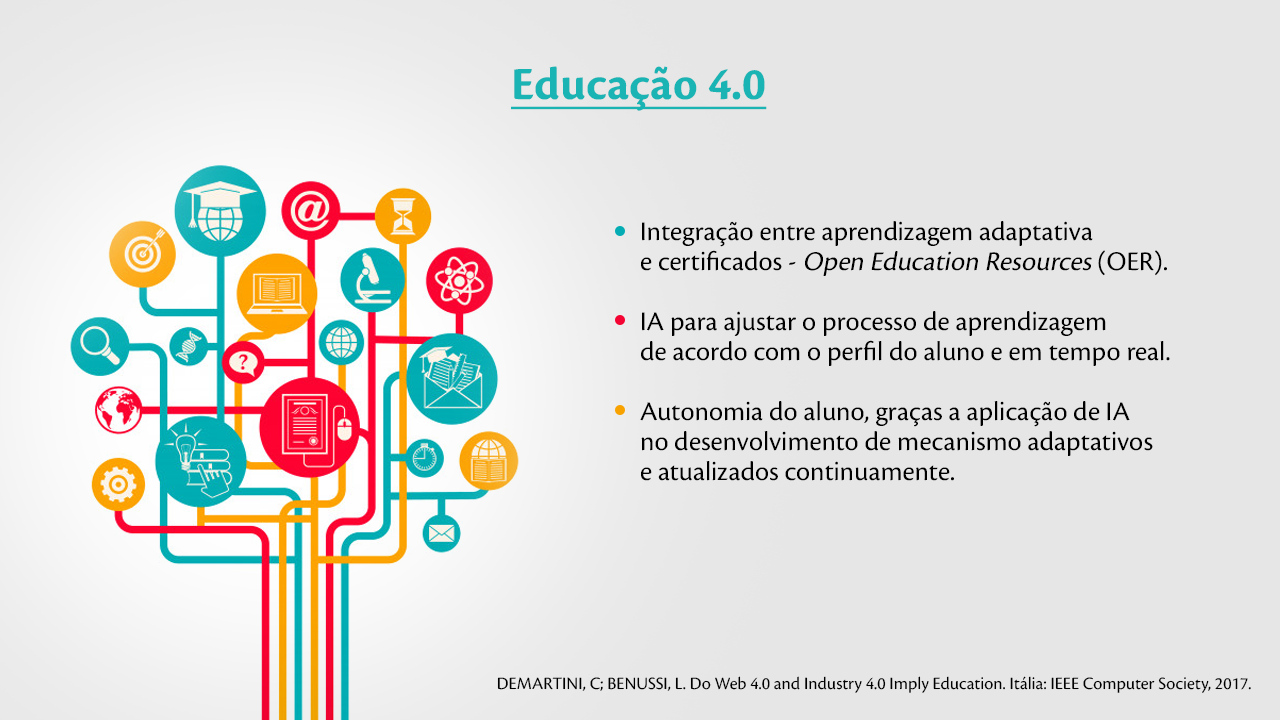
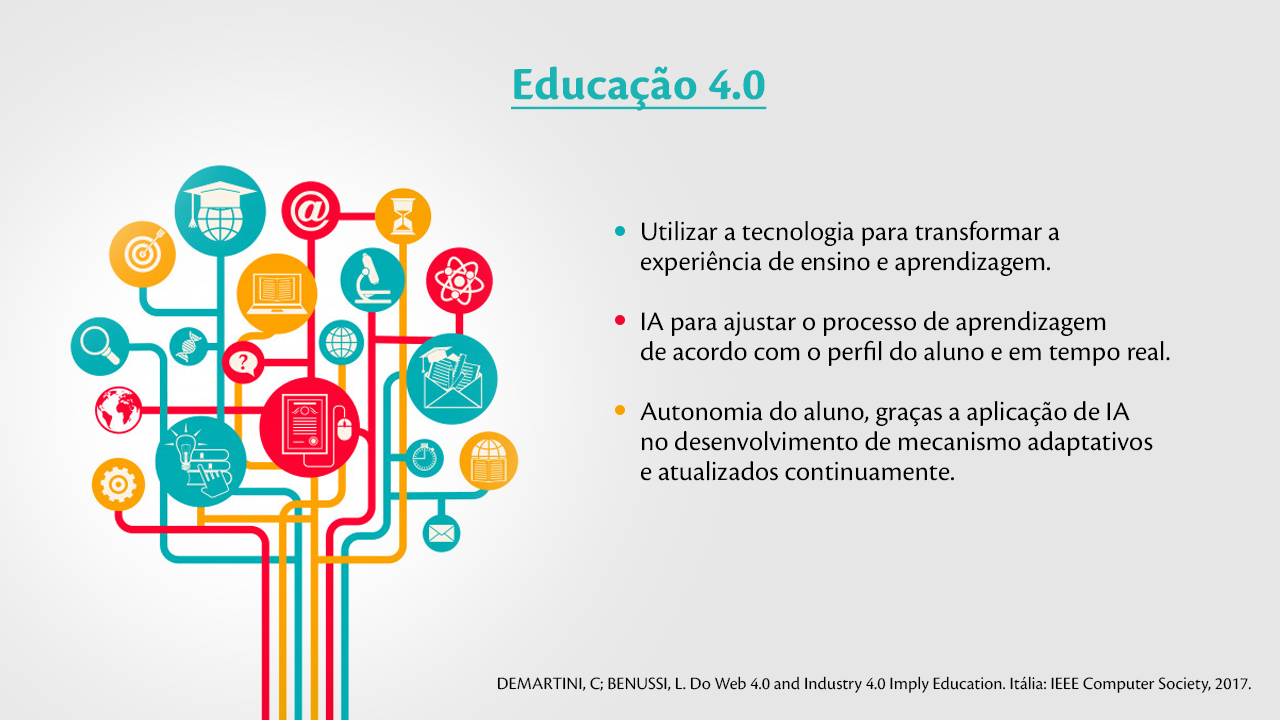
The second 1280 × 720 image is a revision of the first. Changes to its layers:
renamed "Integração entre aprendizagem adaptativa e certificados - Open" to "Utilizar a tecnologia para transformar a experiência de ensino", painted on it over [642, 220, 1167, 276]
